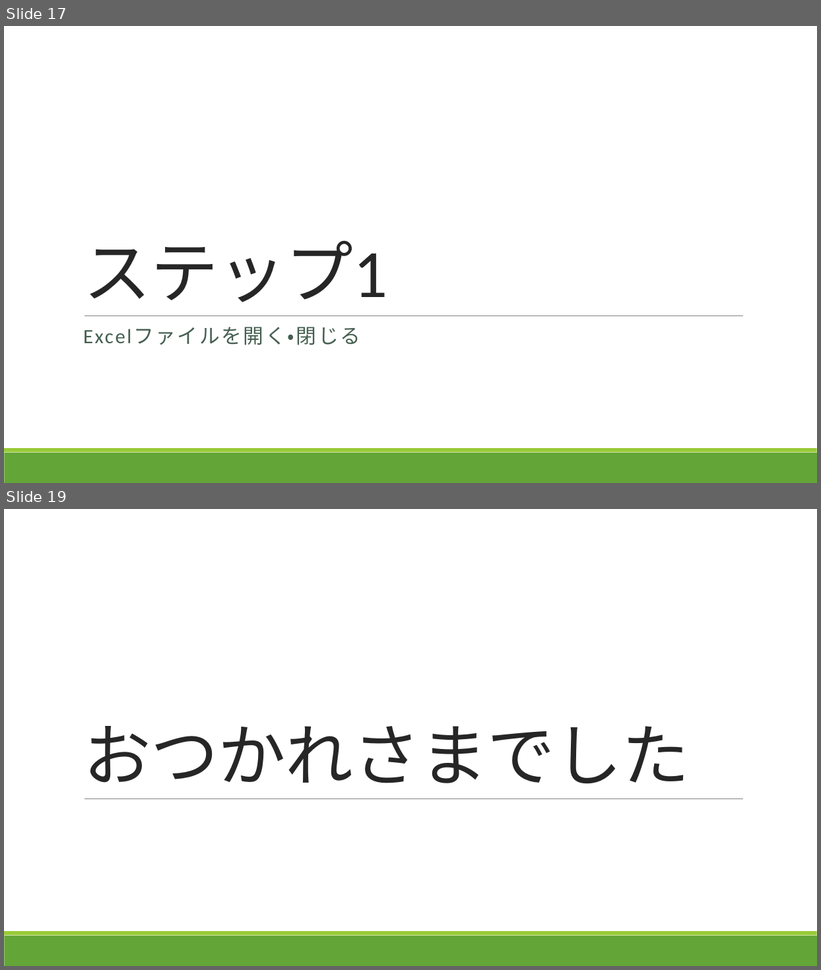
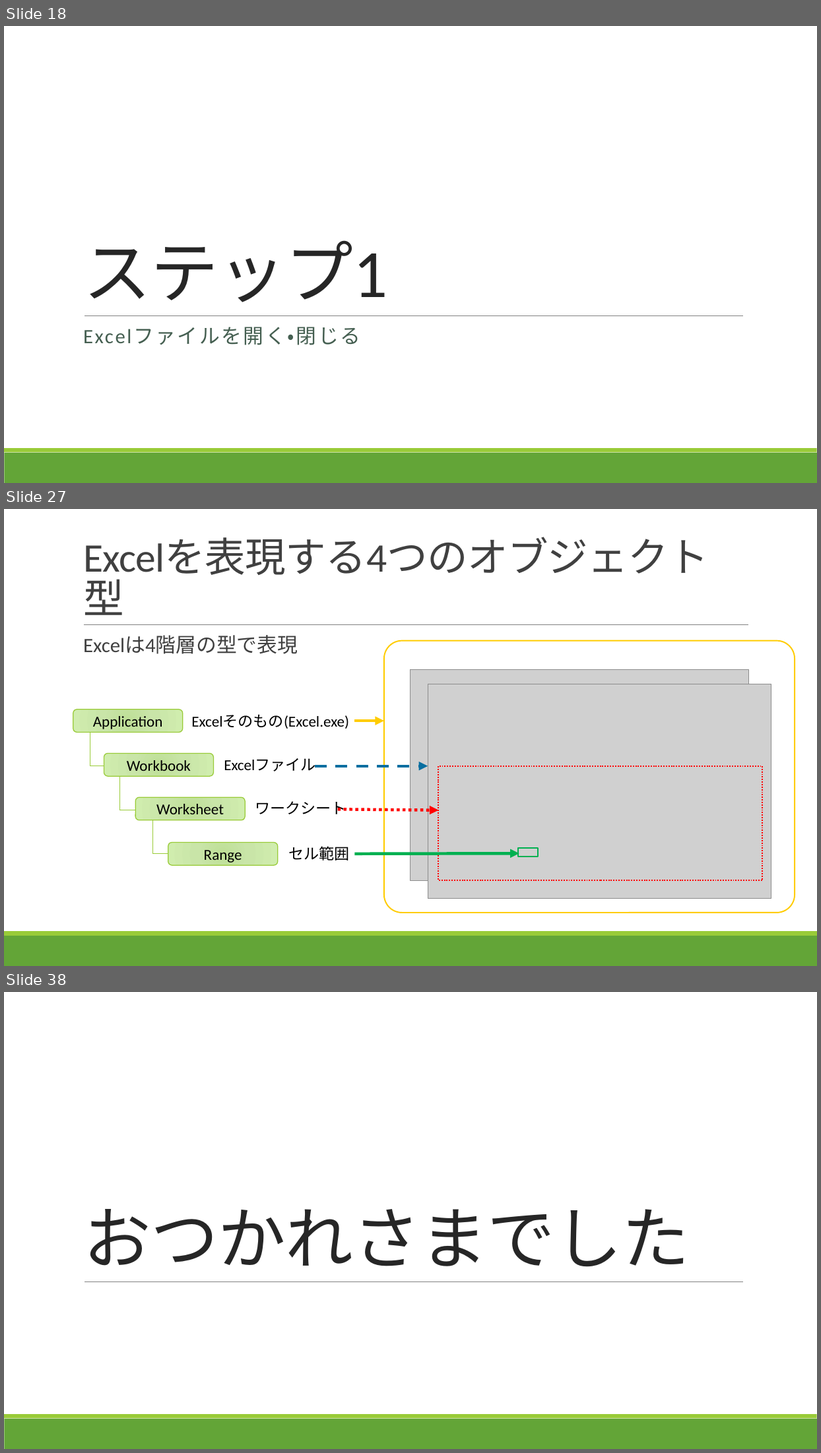
Before and after one commit to takeruko/vba-seminer-2019, a slide deck: contents/4/Excelマクロで学ぶVBA入門_第4回.pptx. Shown one above the other, each under a label of ours: slides 17 and 19 before the commit, slides 18, 27 and 38 after it; the slides between them are not shown. The pictures are 821x970 and 821x1453 pixels, drawn with LibreOffice and Linux fonts; fonts in the diff are those of the drawing; grey boxes stand for pictures. Boxes give left, top, right and bottom in pixels: in the first picture for what was removed or moved away, otherwise in the second. Text is boxed around its words. In the diff, an @@ line names an element or a change of style, - is before the commit and + after.

```diff
--- a/contents/4/Excelマクロで学ぶVBA入門_第4回.pptx
+++ b/contents/4/Excelマクロで学ぶVBA入門_第4回.pptx
@@ slide 27 added at (x1=4, y1=509, x2=817, y2=966), background #FFFFFF; not listed: 2 template elements that a slide beside it also shows @@
@@ title added at (x1=77, y1=528, x2=748, y2=625), 48 pt, text #404040 @@
+Excelを表現する4つのオブジェクト型
@@ line added from (84, 625) to (748, 625), #808080 0.5 pt @@
@@ text added at (x1=83, y1=635, x2=298, y2=654), 24 pt, text #404040 @@
+  Excelは4階層の型で表現
@@ rounded rectangle added at (x1=384, y1=641, x2=795, y2=913), fill #FFFFFF, outline #FFCC00 1.5 pt @@
@@ picture added at (x1=411, y1=669, x2=748, y2=881) @@
@@ picture added at (x1=428, y1=685, x2=772, y2=899) @@
@@ text added at (x1=191, y1=714, x2=349, y2=729), 18 pt, text #000000 @@
+Excelそのもの(Excel.exe)
@@ arrow added from (354, 722) to (384, 722), #FFCC00 3.5 pt @@
@@ text added at (x1=224, y1=758, x2=316, y2=772), 18 pt, text #000000 @@
+Excelファイル
@@ arrow added from (315, 766) to (428, 766), #056EA0 3.5 pt dashed @@
@@ rectangle added at (x1=438, y1=766, x2=762, y2=881), outline #FF0000 1.5 pt dashed @@
@@ text added at (x1=255, y1=801, x2=347, y2=815), 18 pt, text #000000 @@
+ワークシート
@@ arrow added from (338, 810) to (438, 811), #FF0000 3.5 pt dashed @@
@@ group added at (x1=73, y1=710, x2=278, y2=866): 6 lines, 4 rounded rectangles @@
+Application
+Workbook
+Worksheet
+Range
@@ text added at (x1=288, y1=846, x2=349, y2=861), 18 pt, text #000000 @@
+セル範囲
@@ arrow added from (354, 854) to (519, 854), #00B050 3.5 pt @@
@@ rectangle added at (x1=518, y1=848, x2=539, y2=857), outline #00B050 1.5 pt @@
@@ what was slide 17 is now slide 18 @@
@@ what was slide 19 is now slide 38 @@
```
Also in this commit, not shown: 3 slides changed, 18 other slides added.
